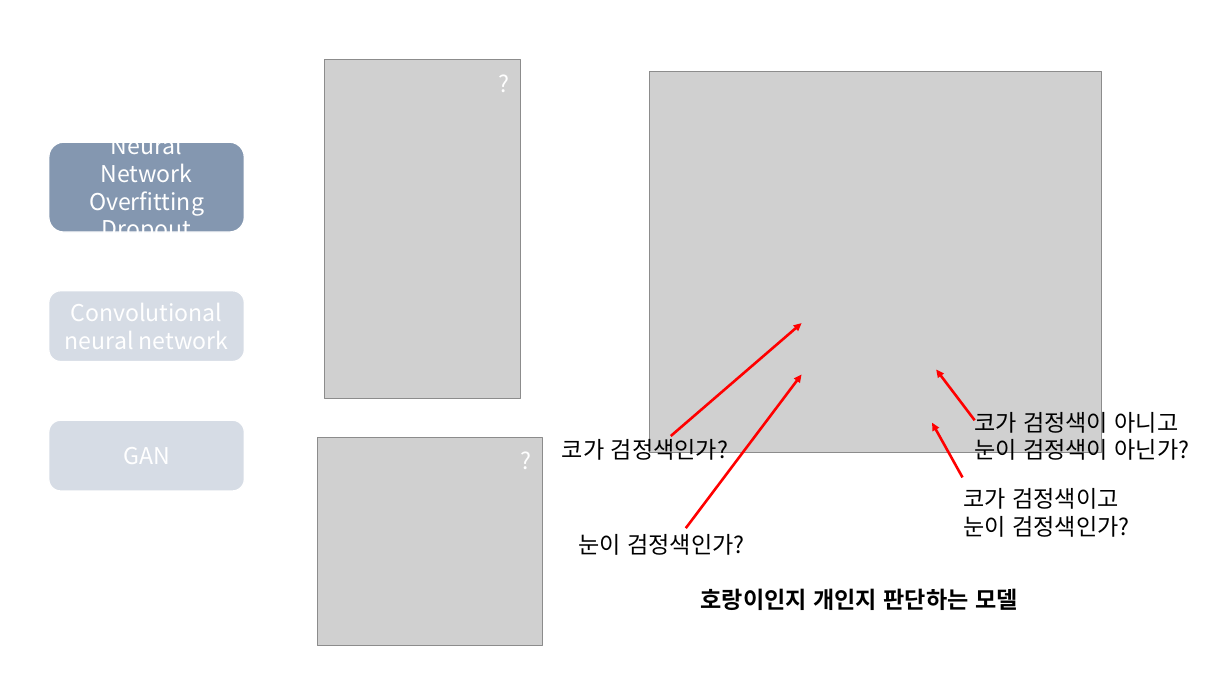
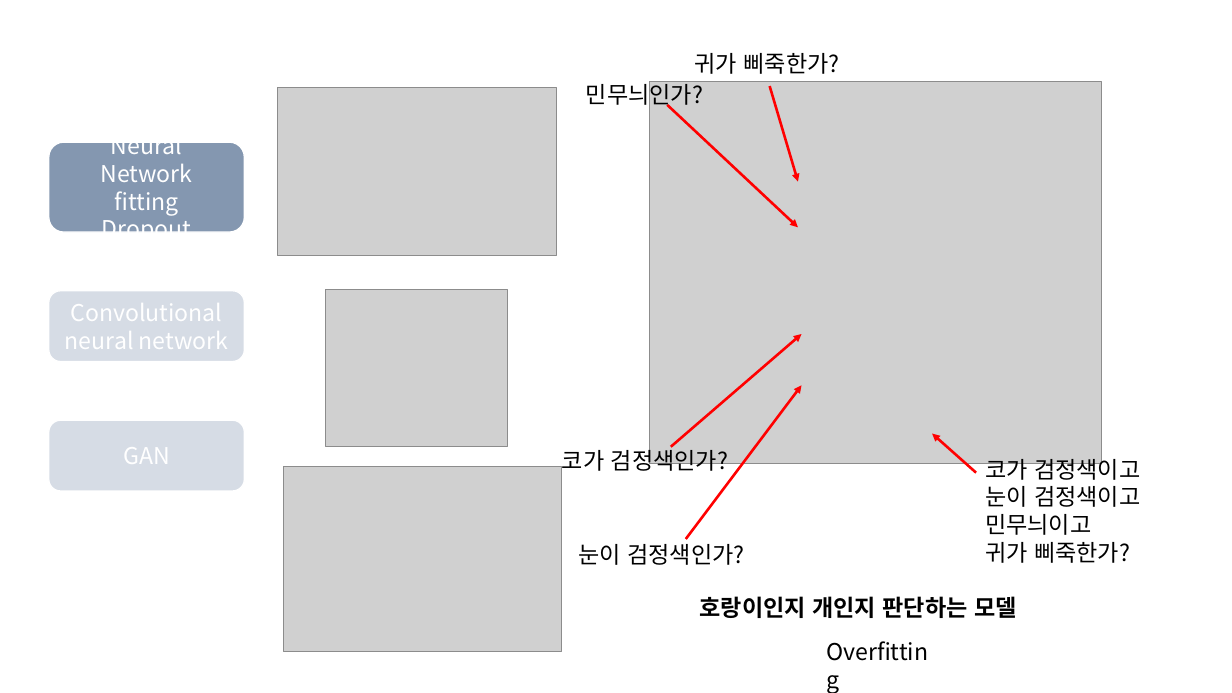
Before and after one commit to Linejin/ai_study, a slide deck: slide 23 of planning/AI seminar.pptx (slide 24 before the commit). Drawn at 1232x693 pixels with LibreOffice and Linux fonts; fonts in the diff are those of the drawing; grey boxes stand for pictures. Boxes give left, top, right and bottom in pixels: in the first picture for what was removed or moved away, otherwise in the second. Text is boxed around its words. In the diff, an @@ line names an element or a change of style, - is before the commit and + after.

```diff
--- a/planning/AI seminar.pptx
+++ b/planning/AI seminar.pptx
@@ picture removed at [324, 59, 520, 397] @@
@@ text added at [695, 53, 840, 74], 18 pt, text #000000 @@
+귀가 삐죽한가?
@@ picture added at [278, 88, 556, 255] @@
@@ text added at [586, 80, 703, 109], 18 pt, text #000000 @@
+민무늬인가?
@@ arrow added from (770, 86) to (799, 181), #FF0000 2 pt @@
@@ arrow added from (667, 105) to (799, 227), #FF0000 2 pt @@
@@ text in rounded rectangle at [114, 191, 178, 215]: text changed @@
-Overfitting
+fitting
@@ picture added at [326, 289, 507, 446] @@
@@ 5 texts, 2 arrows, 1 picture: place and size @@
-5 texts, 2 arrows, 1 picture at [490, 66, 1102, 610]
+5 texts, 2 arrows, 1 picture at [490, 76, 1102, 618]
@@ arrow removed from (975, 421) to (936, 370) @@
@@ text removed at [974, 407, 1190, 464] @@
-코가 검정색이 아니고
-눈이 검정색이 아닌가?
@@ arrow moved from (963, 478) - (933, 423) to (976, 473) - (933, 433) @@
@@ picture: place and size @@
-picture at [317, 438, 543, 646]
+picture at [284, 467, 562, 653]
@@ text "코가 검정색이고": place and size @@
-text "코가 검정색이고" at [963, 488, 1129, 537]
+text "코가 검정색이고" at [985, 454, 1140, 563]
@@ text at [985, 486, 1140, 563]: text changed @@
-눈이 검정색인가?
+눈이 검정색이고
+민무늬이고
+귀가 삐죽한가?
@@ text added at [817, 633, 948, 670], 18 pt, text #000000 @@
+Overfitting
```
Also in this commit, not shown: 2 other slides changed, 1 other file.
